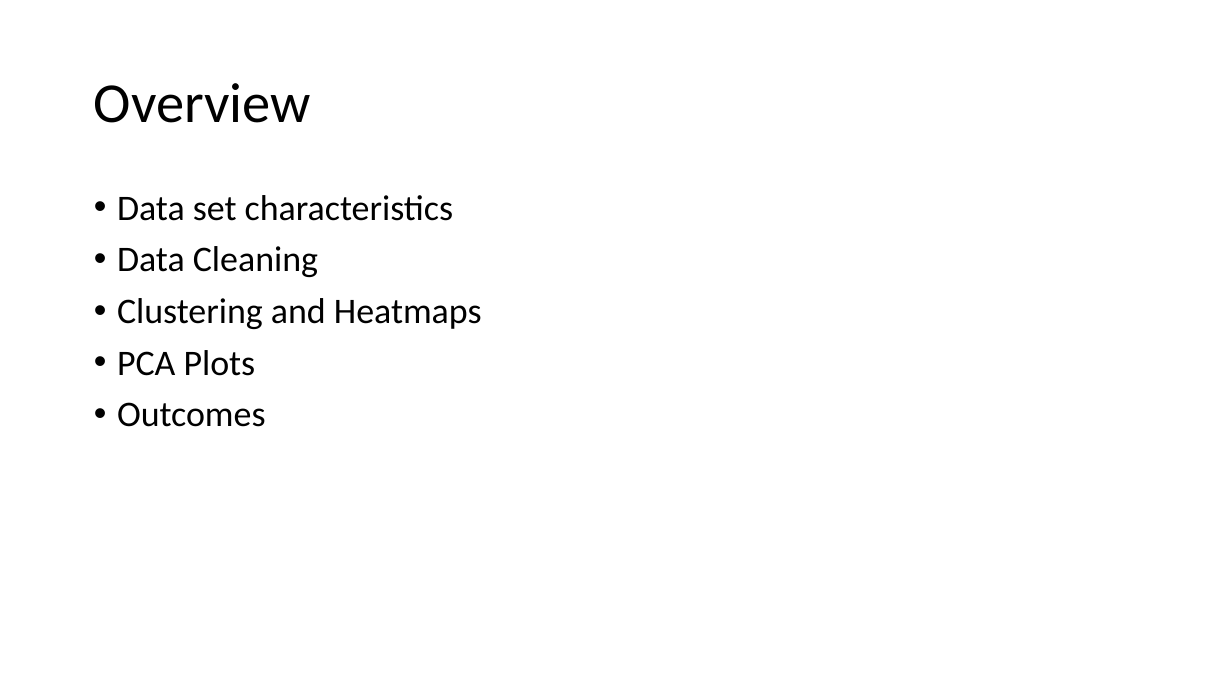
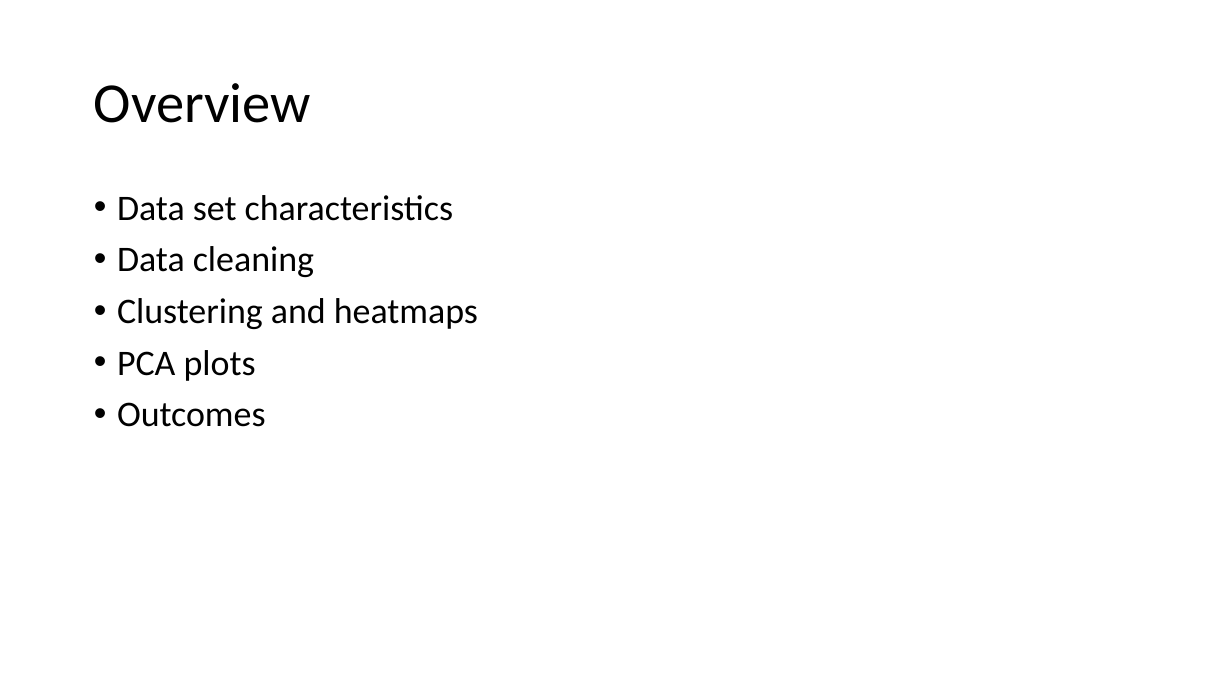
Before and after one commit to tliu-2/PROPPR, a slide deck: slide 3 of Presentation.pptx. Drawn at 1232x693 pixels with LibreOffice and Linux fonts; fonts in the diff are those of the drawing. Boxes give left, top, right and bottom in pixels: in the first picture for what was removed or moved away, otherwise in the second. Text is boxed around its words. In the diff, an @@ line names an element or a change of style, - is before the commit and + after.

```diff
--- a/Presentation.pptx
+++ b/Presentation.pptx
@@ text at (117, 246, 478, 381): text changed @@
-• Data Cleaning
-• Clustering and Heatmaps
-• PCA Plots
+• Data cleaning
+• Clustering and heatmaps
+• PCA plots
```
Also in this commit, not shown: 7 other slides changed, 2 slides added, 2 slides removed, 18 other files.
